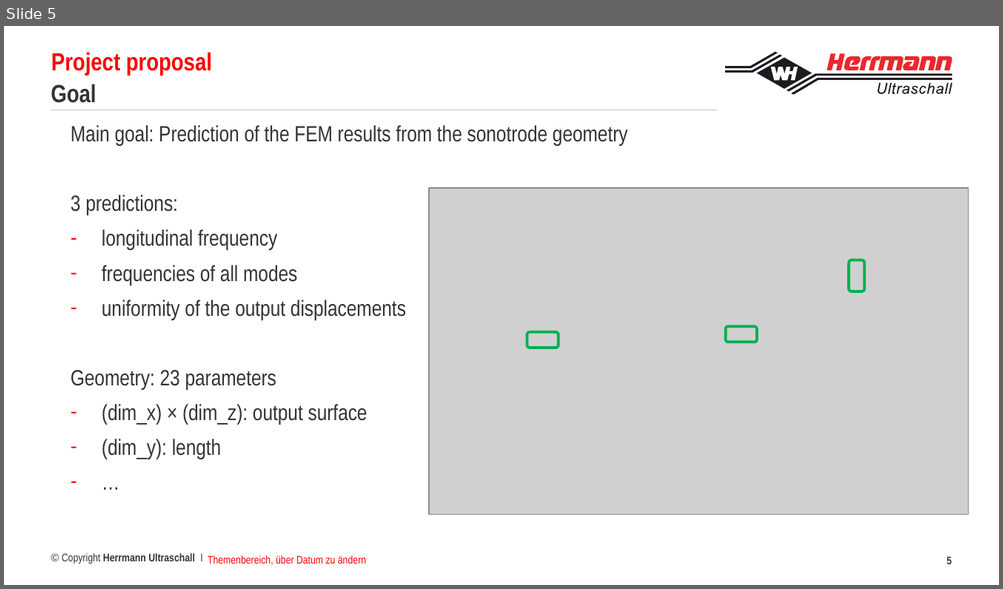
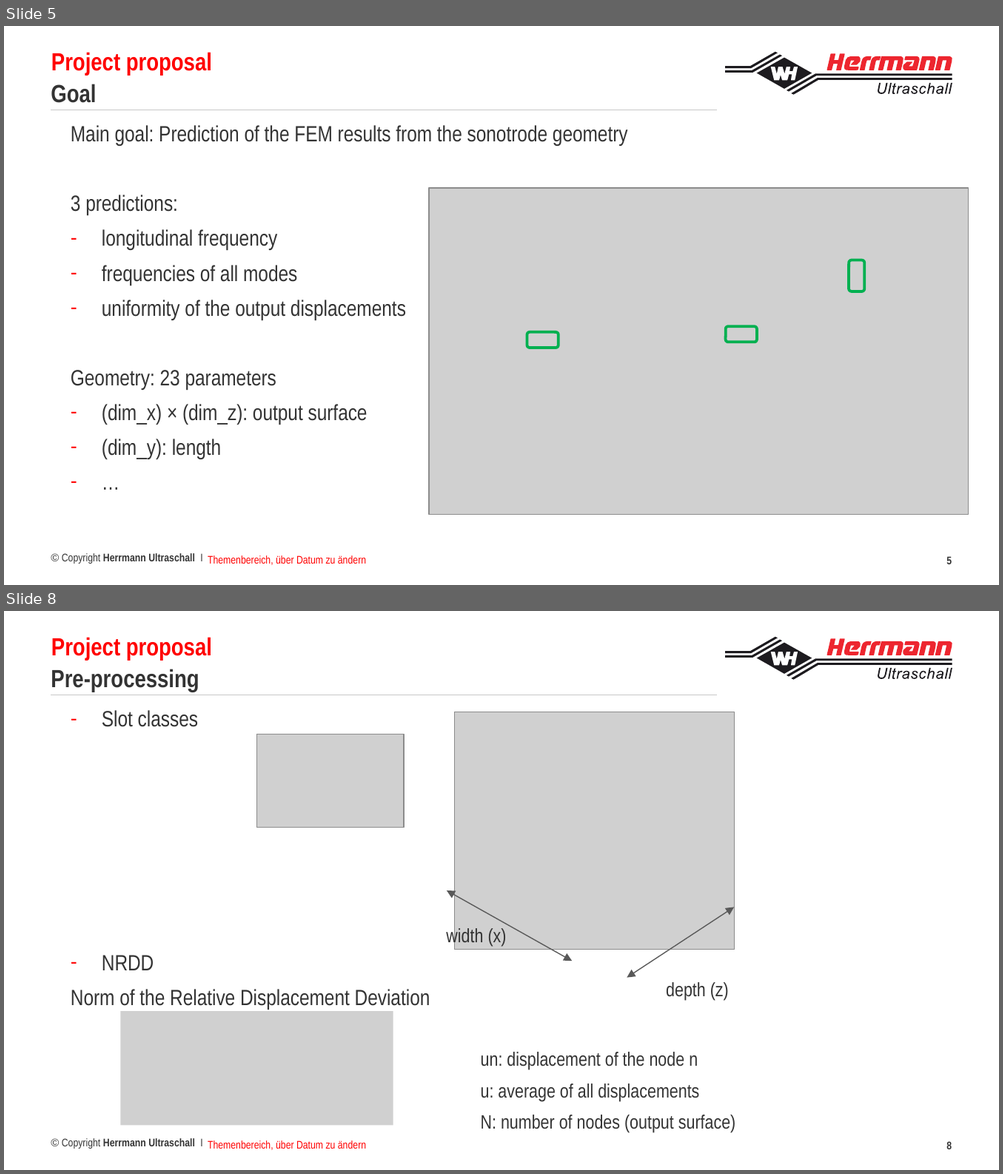
Before and after one commit to francoisbrouet/sep24_cds_int_us-welding, a slide deck: defense/Project defense Francois Brouet.pptx. Shown one above the other, each under a label of ours: slide 5 before the commit, slides 5 and 8 after it; the slides between them are not shown. The pictures are 1003x589 and 1003x1174 pixels, drawn with LibreOffice and Linux fonts; fonts in the diff are those of the drawing; grey boxes stand for pictures; background and template pictures are left out. Boxes give left, top, right and bottom in pixels: in the first picture for what was removed or moved away, otherwise in the second. Text is boxed around its words. In the diff, an @@ line names an element or a change of style, - is before the commit and + after.

```diff
--- a/defense/Project defense Francois Brouet.pptx
+++ b/defense/Project defense Francois Brouet.pptx
@@ slide 8 added at box(4, 611, 999, 1170), background picture (left out); not listed: 27 template elements that a slide beside it also shows @@
@@ text added at box(51, 637, 212, 660), 18 pt, text #FF0000, bold @@
+Project proposal
@@ title added at box(51, 669, 199, 692), 18 pt, text #333333, bold @@
+Pre-processing
@@ text added at box(71, 710, 430, 1010), 16 pt, text #333333 @@
+  – Slot classes
+  – NRDD
+  Norm of the Relative Displacement Deviation
@@ picture added at box(455, 712, 734, 950) @@
@@ picture added at box(256, 735, 404, 828) @@
@@ double arrow added from (447, 891) to (572, 961), #595959 0.75 pt @@
@@ double arrow added from (734, 908) to (626, 978), #595959 0.75 pt @@
@@ text added at box(446, 927, 506, 946), 14 pt, text #333333 @@
+width (x)
@@ text added at box(666, 982, 728, 1001), 14 pt, text #333333 @@
+depth (z)
@@ picture added at box(120, 1012, 393, 1126) @@
@@ text added at box(481, 1052, 736, 1133), 14 pt, text #333333 @@
+un: displacement of the node n
+u: average of all displacements
+N: number of nodes (output surface)
@@ text added at box(208, 1141, 366, 1150), 8 pt, text #FF0000 @@
+Themenbereich, über Datum zu ändern
@@ page number added at box(946, 1142, 951, 1150), 8 pt, text #333333, bold @@
+8
```
Also in this commit, not shown: 3 slides changed, 3 other slides added, 3 other files.
